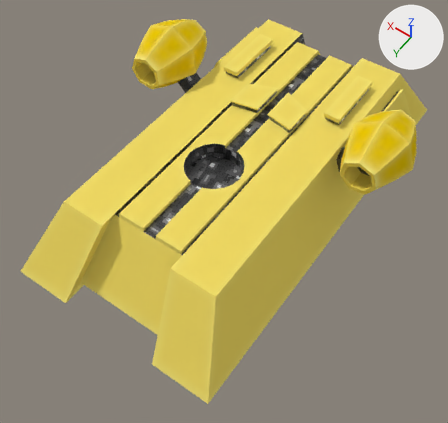
Two versions of the Blender file Assets/Models/KurtDev/miningship.blend, one commit apart.
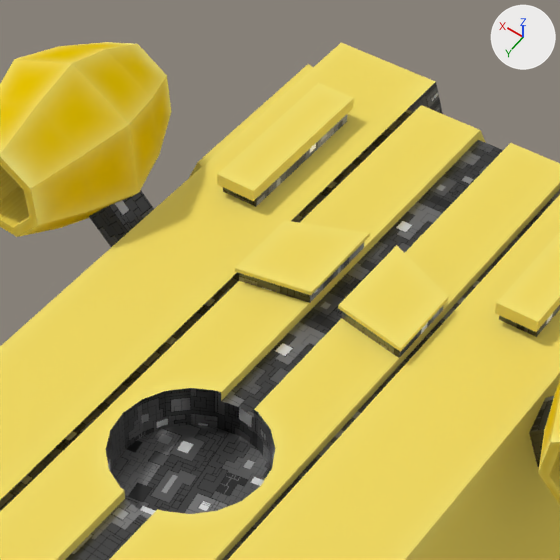
Each version is shown whole from a 50 mm lens placed at (-47.3, 63.1, 87.2), pointed at (-2.8, 0.8, -10.7), then close up on the part from 32% to 78% of the width and 1% to 49% of the height. The axes (+X, +Y, +Z) are drawn at upper right. The lights are the same throughout.

The scene before the commit, as lines of its bpy script (objects in view):
```python
me_cylinder_001 = bpy.data.meshes.new('Cylinder.001')
me_cylinder_001.from_pydata(...)  # a 20-sided cylinder along z spanning x -4.41..4.41, y -4.41..4.41, z -2.55..1.0
me_geo_booster_r = bpy.data.meshes.new('geo_booster_r')
me_geo_booster_r.from_pydata(...)  # 10 vertices, 7 faces; spans x -22.45..-9.36, y 5.58..10.01, z -11.1..1.98
me_geo_booster_r.materials.append(mat_innerpanels)  # picture img_greeble_albedo_source_png
me_geo_shipbody = bpy.data.meshes.new('geo_shipbody')
me_geo_shipbody.from_pydata(...)  # 204 vertices, 188 faces; spans x -22.8..22.8, y -55.0..33.0, z -14.8..2.3
# faces by material slot: [104, 82, 2]
me_geo_shipbody.materials.append(mat_outerpanels)
me_geo_shipbody.materials.append(mat_innerpanels)  # picture img_greeble_albedo_source_png
me_geo_shipbody.materials.append(mat_material)  # yellow #e7c306
# before: 2 (0.0, -41.1, -0.5) at pixel (493, 145), 24 (1.4, -41.1, -0.5) at pixel (478, 139), 58 (1.4, -5.5, -0.5) at pixel (221, 400), 68 (0.0, -5.8, -0.5) at pixel (239, 407), 125 (-1.4, -41.1, -0.5)
# before: 158 (-1.4, -5.5, -0.5) at pixel (253, 417)
ob_jetbooster_r = bpy.data.objects.new('jetbooster_r', me_geo_booster_r)
ob_jetbooster_r.location = (0.0, -26.0, 0.0)
ob_platform = bpy.data.objects.new('Platform', me_cylinder_001)
ob_platform.parent = ob_shipbody
ob_platform.location = (0.0, 0.0, 0.0)
ob_platform.hide_render = True
ob_shipbody = bpy.data.objects.new('shipbody', me_geo_shipbody)
ob_shipbody.location = (0.0, 0.0, 0.0)
# also in view: 'engine_l' at (24.7, -18.0, 4.2); 'engine_r' at (-24.7, -18.0, 4.2); 'jetbooster_l' at (15.9, -18.2, -4.6)
```
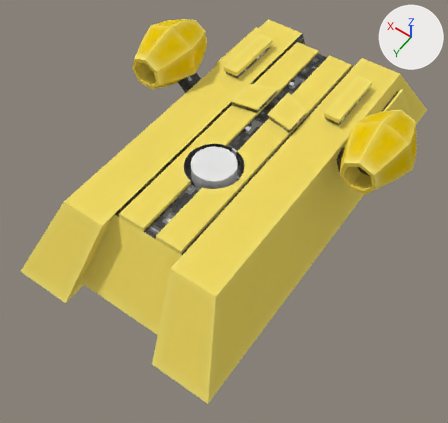
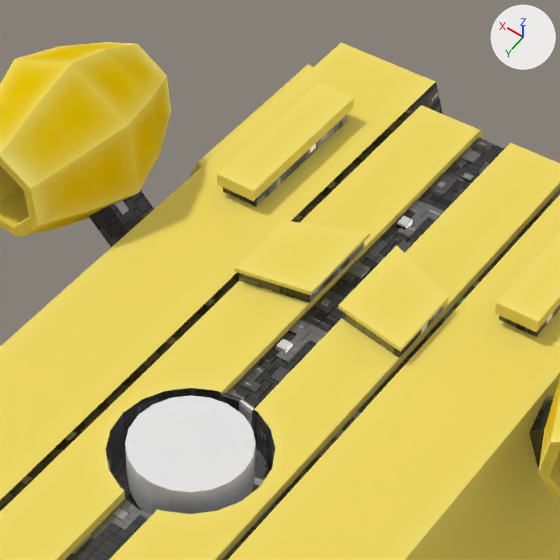
Commit message: Added high detail ship model

Location of each change, (x1, y1, x2, y2) in pixels of the close-ups (560 x 560 px):
'Platform', shown
    after: (125, 395, 256, 515)
'frontDetail', added
    after: (226, 137, 504, 408)
part 1 of me_geo_shipbody, built on
    before: (222, 140, 503, 418)
    after: (221, 393, 255, 418)

What changed in the scene script:
```text
Add mat_lowdetailinnerpanels:
    mat_lowdetailinnerpanels = principled_material('LowDetailInnerPanels')
    mat_lowdetailinnerpanels.texture = img_greeble_albedo_source_png
    mat_lowdetailinnerpanels.metallic = 1.0
    mat_lowdetailinnerpanels.roughness = 0.445
Change me_geo_shipbody:
    used by ob_shipbody; location = (0.0, 0.0, 0.0)
    verts and faces of me_geo_shipbody; kept vertices keep their numbers, new ones are numbered from 204
    remove me_geo_shipbody.from_pydata(...)  # 204 vertices, 188 faces; spans x -22.8..22.8, y -55.0..33.0, z -14.8..2.3
    add me_geo_shipbody.from_pydata(...)  # 217 vertices, 194 faces; spans x -22.8..22.8, y -55.0..33.0, z -14.8..2.3
    me_geo_shipbody part 1
    add delete_faces([(2, 24, 58, 68, 158, 125)])
    add verts[204] = (0.0, -6.1, 0.1)  # pixel (241, 398)
    add verts[205] = (-1.4, -5.8, 0.1)
    add verts[206] = (1.4, -5.8, 0.1)  # pixel (223, 392)
    add verts[207] = (0.0, -6.1, 0.1)  # pixel (241, 398)
    add for new, old in zip([*range(208, 212)], [*range(204, 208)]): verts[new] = verts[old] + (0.0, 0.3, 0.0)
    add for new, old in zip([*range(212, 216)], [*range(204, 208)]): verts[new] = verts[old] + (0.0, 0.0, -2.0)
    add verts[216] = (1.4, -5.5, -0.1)  # pixel (221, 396)
    add faces += [(68, 158, 209, 208), (58, 68, 208, 216), (208, 211, 210, 216), (206, 210, 211, 207), (204, 208, 209, 205), (206, 207, 215, 214)]  # mat_innerpanels (picture img_greeble_albedo_source_png)
    add faces += [(204, 205, 213, 212)]  # mat_innerpanels (picture img_greeble_albedo_source_png)
Add me_geo_shipbody_001:
    me_geo_shipbody_001.from_pydata(...)  # 2259 vertices, 959 faces; spans x -1.4..1.4, y -41.1..-5.8, z -0.9..-0.4
    me_geo_shipbody_001.materials.append(mat_lowdetailinnerpanels)  # picture img_greeble_albedo_source_png
Change ob_platform:
    remove ob_platform.hide_render = True
Add ob_frontdetail:
    ob_frontdetail = bpy.data.objects.new('frontDetail', me_geo_shipbody_001)
    ob_frontdetail.parent = ob_shipbody
    ob_frontdetail.location = (0.0, 0.0, 0.5)
```
